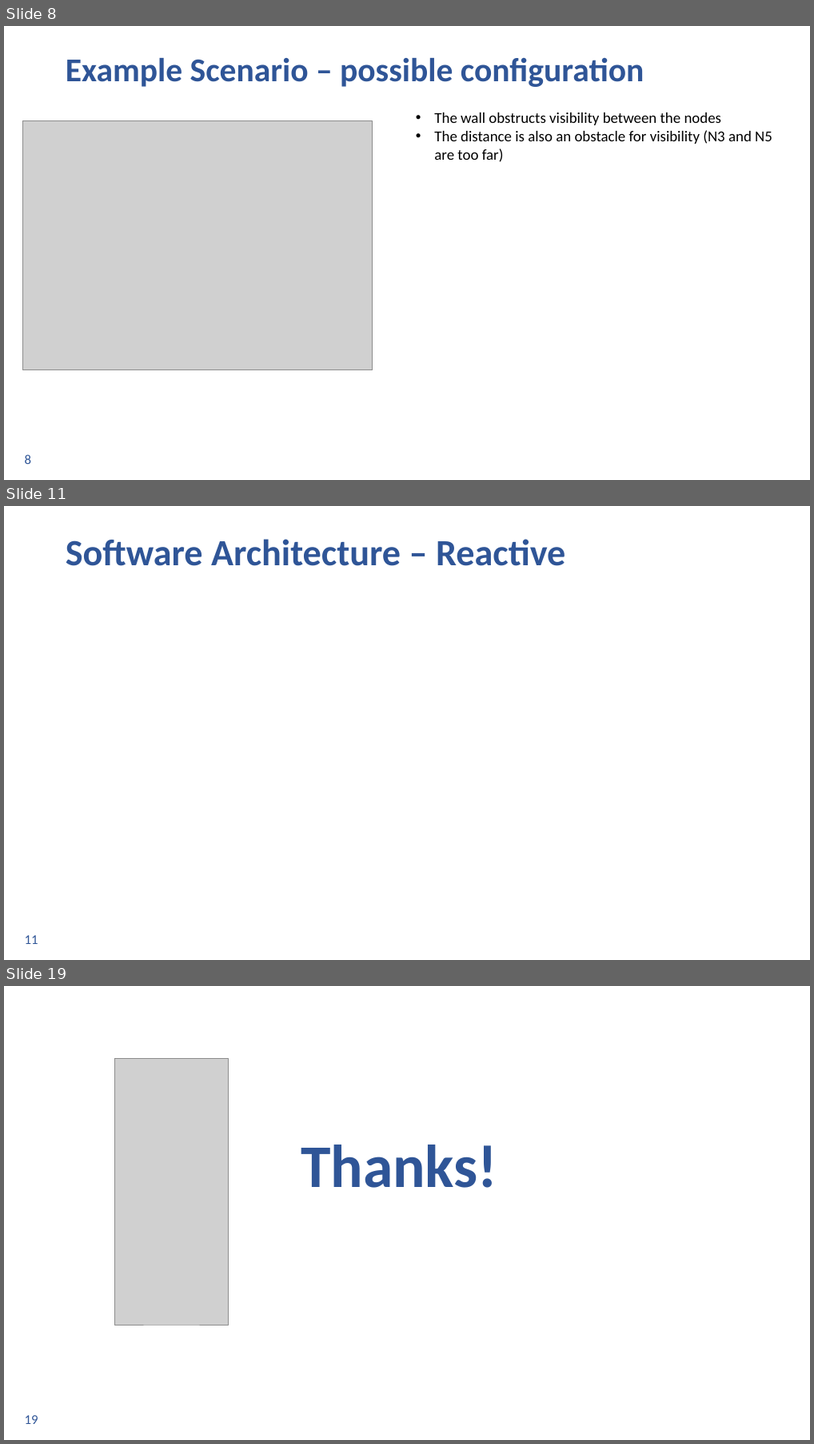
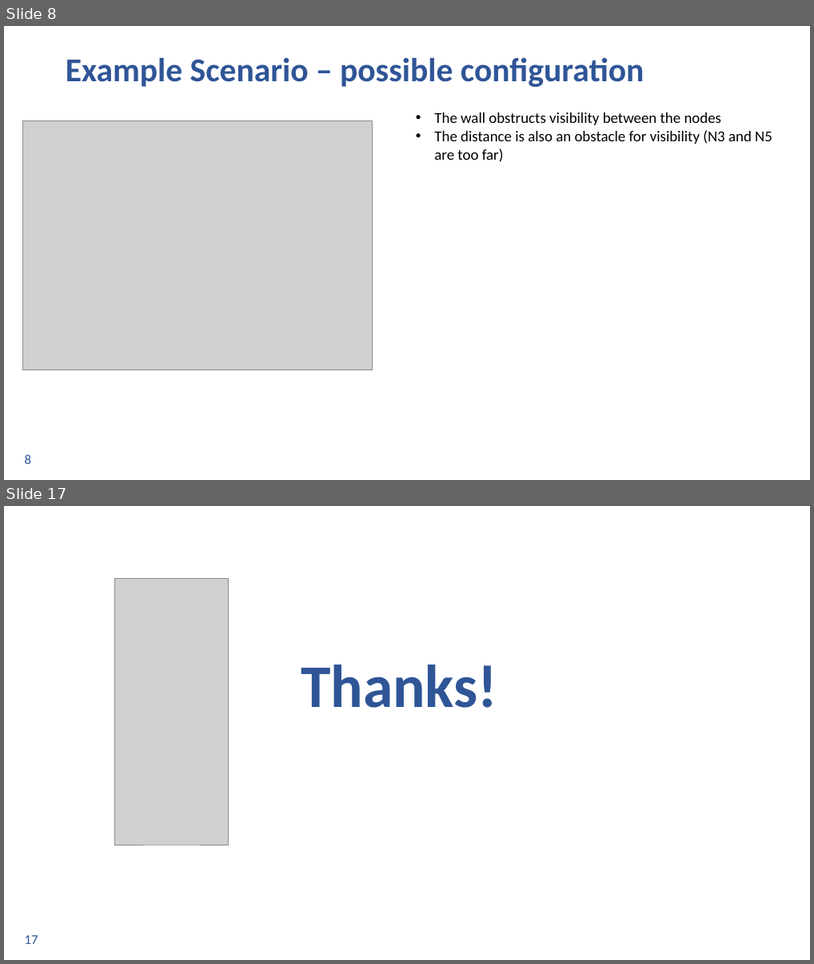
Before and after one commit to ingframin/SmartWirelessSimulator, a slide deck: Documentation/Presentation/Final.pptx. Shown one above the other, each under a label of ours: slides 8, 11 and 19 before the commit, slides 8 and 17 after it; the slides between them are not shown. The pictures are 814x1444 and 814x964 pixels, drawn with LibreOffice and Linux fonts; fonts in the diff are those of the drawing; grey boxes stand for pictures; background and template pictures are left out. Boxes give left, top, right and bottom in pixels: in the first picture for what was removed or moved away, otherwise in the second. Text is boxed around its words. In the diff, an @@ line names an element or a change of style, - is before the commit and + after.

```diff
--- a/Documentation/Presentation/Final.pptx
+++ b/Documentation/Presentation/Final.pptx
@@ slide 11 removed at [4, 506, 810, 960], background #FFFFFF; not listed: 1 template element that a slide beside it also shows @@
@@ title removed at [66, 539, 566, 566] @@
-Software Architecture – Reactive
@@ what was slide 19 is now slide 17 @@
@@ page number at [25, 935, 38, 944]: text changed @@
-19
+17
```
Also in this commit, not shown: 8 slides changed, 5 slides added, 6 other slides removed.
